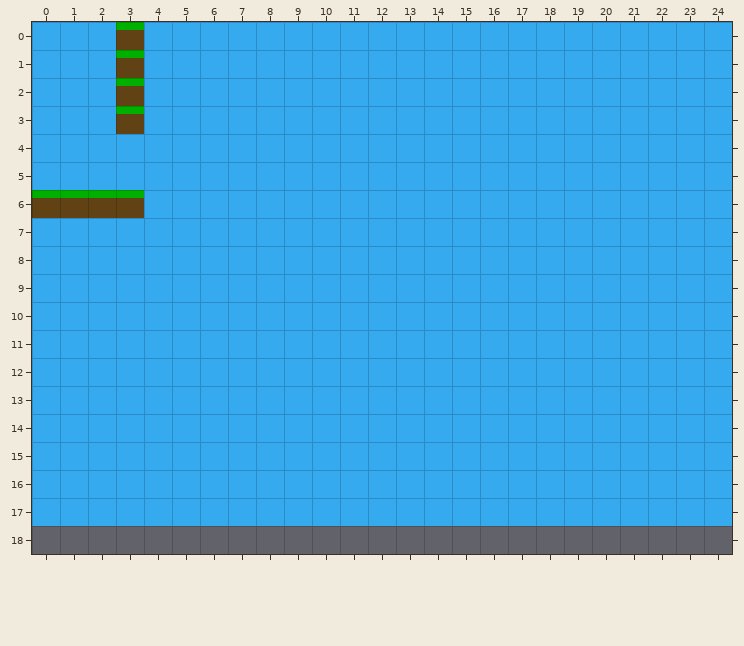
Tiled map (JSON): public/maps/stage3.json. Above is the file before it was changed.
Cells are 32x32 px. Shown: x 0..24, y 0..18.
Once edited:
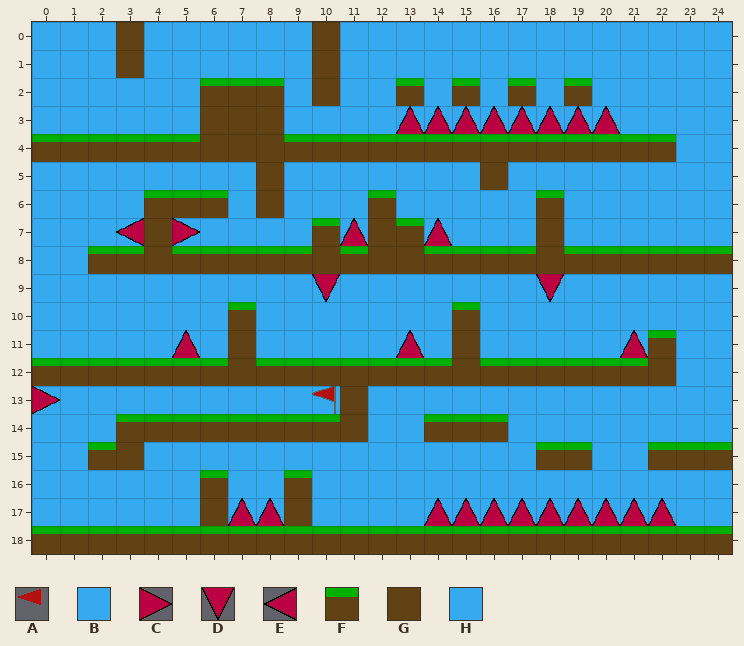
Key: from "Flag": A 0; from "bad": B 0, C 1, D 2, E 3; from "grass": F 0; from "grassTiles": G 1; from "sky": H 0.
_ is an empty cell, . an unchanged one.
See-through tiles are keyed as they look on the map.
Changes in this commit:
--- layer "Sky"
@@ x 0..24 @@
- 0 ..........H..............
- 1 ..........H..............
- 2 ......HHH.H..H.H.H.H.....
- 3 ......HHH................
- 4 HHHHHHHHHHHHHHHHHHHHHHH..
- 5 ........H.......H........
- 6 ....HHH.H...H.....H......
- 7 ....H.....H.HH....H......
- 8 ..HHHHHHHHHHHHHHHHHHHHHHH
+ 0 .........._..............
+ 1 .........._..............
+ 2 ......___._.._._._._.....
+ 3 ......___................
+ 4 _______________________..
+ 5 ........_......._........
+ 6 ....___._..._....._......
+ 7 ...._....._.__...._......
+ 8 .._______________________
@@ x 0..24 @@
-10 .......H.......H.........
-11 .......H.......H......H..
-12 HHHHHHHHHHHHHHHHHHHHHHH..
-13 ...........H.............
-14 ...HHHHHHHHH..HHH........
-15 ..HH..............HH..HHH
-16 ......H..H...............
-17 ......H..H...............
+10 ......._......._.........
+11 ......._......._......_..
+12 _______________________..
+13 ..........._.............
+14 ..._________..___........
+15 ..__..............__..___
+16 ......_.._...............
+17 ......_.._...............
--- layer "Ouch"
@@ x 13..20 @@
- 3 ________
+ 3 BBBBBBBB
@@ x 3..14 @@
- 7 _._....._.._
+ 7 E.C.....B..B
@@ x 10..18 @@
- 9 _......._
+ 9 D.......D
@@ x 5..21 @@
-11 _......._......._
+11 B.......B.......B
@@ x 0..0 @@
-13 _
+13 C
@@ x 7..22 @@
-17 __....._________
+17 BB.....BBBBBBBBB
--- layer "Goal"
@@ x 10..10 @@
-13 _
+13 A
--- layer "Collide"
@@ x 0..24 @@
- 0 ...F......_..............
- 1 ...F......_..............
- 2 ...F..___._.._._._._.....
- 3 ...F..___................
- 4 _______________________..
- 5 ........_......._........
- 6 FFFF___._..._....._......
- 7 ...._....._.__...._......
- 8 .._______________________
+ 0 ...G......G..............
+ 1 ...G......G..............
+ 2 ..._..FFF.G..F.F.F.F.....
+ 3 ..._..GGG................
+ 4 FFFFFFGGGFFFFFFFFFFFFFF..
+ 5 ........G.......G........
+ 6 ____FFF.G...F.....F......
+ 7 ....G.....F.GF....G......
+ 8 ..FFGFFFFFGFGGFFFFGFFFFFF
@@ x 0..24 @@
-10 ......._......._.........
-11 ......._......._......_..
-12 _______________________..
-13 ..........._.............
-14 ..._________..___........
-15 ..__..............__..___
-16 ......_.._...............
-17 ......_.._...............
-18 _________________________
+10 .......F.......F.........
+11 .......G.......G......F..
+12 FFFFFFFGFFFFFFFGFFFFFFG..
+13 ...........G.............
+14 ...FFFFFFFFG..FFF........
+15 ..FG..............FF..FFF
+16 ......F..F...............
+17 ......G..G...............
+18 FFFFFFFFFFFFFFFFFFFFFFFFF
--- layer "Gate"
@@ x 3..3 @@
- 2 _
- 3 _
+ 2 B
+ 3 B
